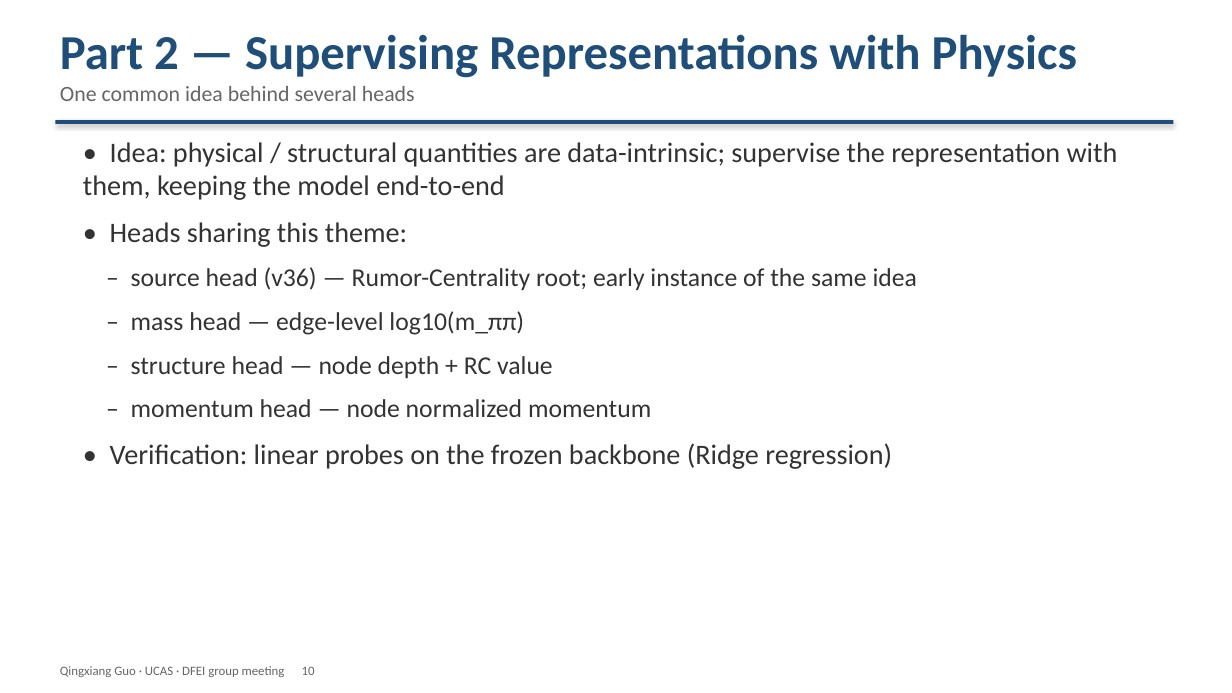
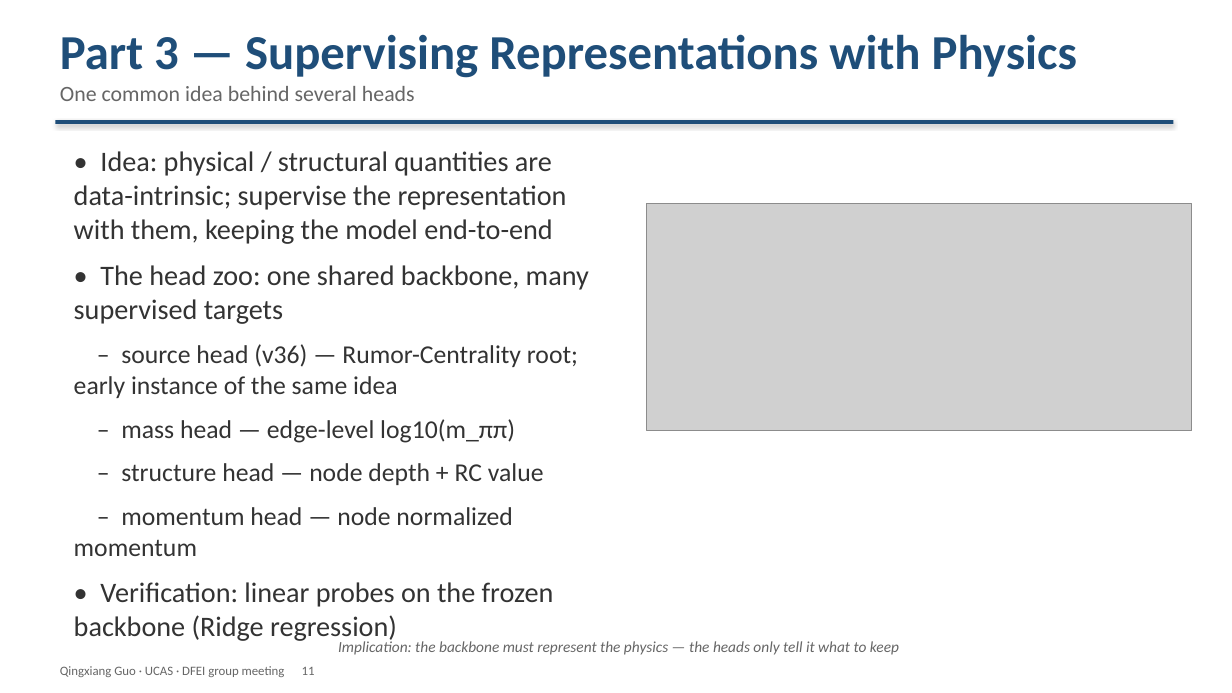
Before and after one commit to Aniedrew/dfei_ift, a slide deck: slide 11 of meeting_figs/DFEI_progress_20260902_EN.pptx (slide 10 before the commit). Drawn at 1232x693 pixels with LibreOffice and Linux fonts; fonts in the diff are those of the drawing; grey boxes stand for pictures. Boxes give left, top, right and bottom in pixels: in the first picture for what was removed or moved away, otherwise in the second. Text is boxed around its words. In the diff, an @@ line names an element or a change of style, - is before the commit and + after.

Commit message:
docs: split part 1 into pruning + rewarding; clarify later parts with plots
- Part 1 = Differentiable Pruning with Annealing; Part 2 = Rewarding the Chain
- "Why Chains Die" moved to the start of Part 2 (imbalance, one misclassified edge),
  then root cause (dilution), then hinge (v37), chain-CE (v38)
- New S10 "The Strategy Works": PerfectReco per version + per-class accuracy
  before/after the rewards (v31 -> v38)
- Later parts now figure-backed: head zoo (S11), mass ROC with caption (S12),
  struct/mom tree schematic (S13), probe R2 chart (S14), v48 gradient-balance
  chart (S15); Parts renumbered to 5, deck is 17 pages

```diff
--- a/meeting_figs/DFEI_progress_20260902_EN.pptx
+++ b/meeting_figs/DFEI_progress_20260902_EN.pptx
@@ text at (x1=60, y1=34, x2=1077, y2=78): text changed @@
-Part 2 — Supervising Representations with Physics
+Part 3 — Supervising Representations with Physics
@@ text "• Idea: physical / structural ..." moved from (x1=83, y1=142, x2=1118, y2=469) to (x1=74, y1=151, x2=589, y2=643) @@
@@ picture added at (x1=647, y1=203, x2=1192, y2=431) @@
@@ text at (x1=74, y1=265, x2=589, y2=324): text changed @@
-• Heads sharing this theme:
+• The head zoo: one shared backbone, many supervised targets
@@ text added at (x1=338, y1=639, x2=899, y2=655), 12 pt, text #666666, italic @@
+Implication: the backbone must represent the physics — the heads only tell it what to keep
@@ text at (x1=60, y1=666, x2=315, y2=677): text changed @@
-Qingxiang Guo · UCAS · DFEI group meeting 10
+Qingxiang Guo · UCAS · DFEI group meeting 11
```
Also in this commit, not shown: 12 other slides changed, 1 slide added, 7 other files.
